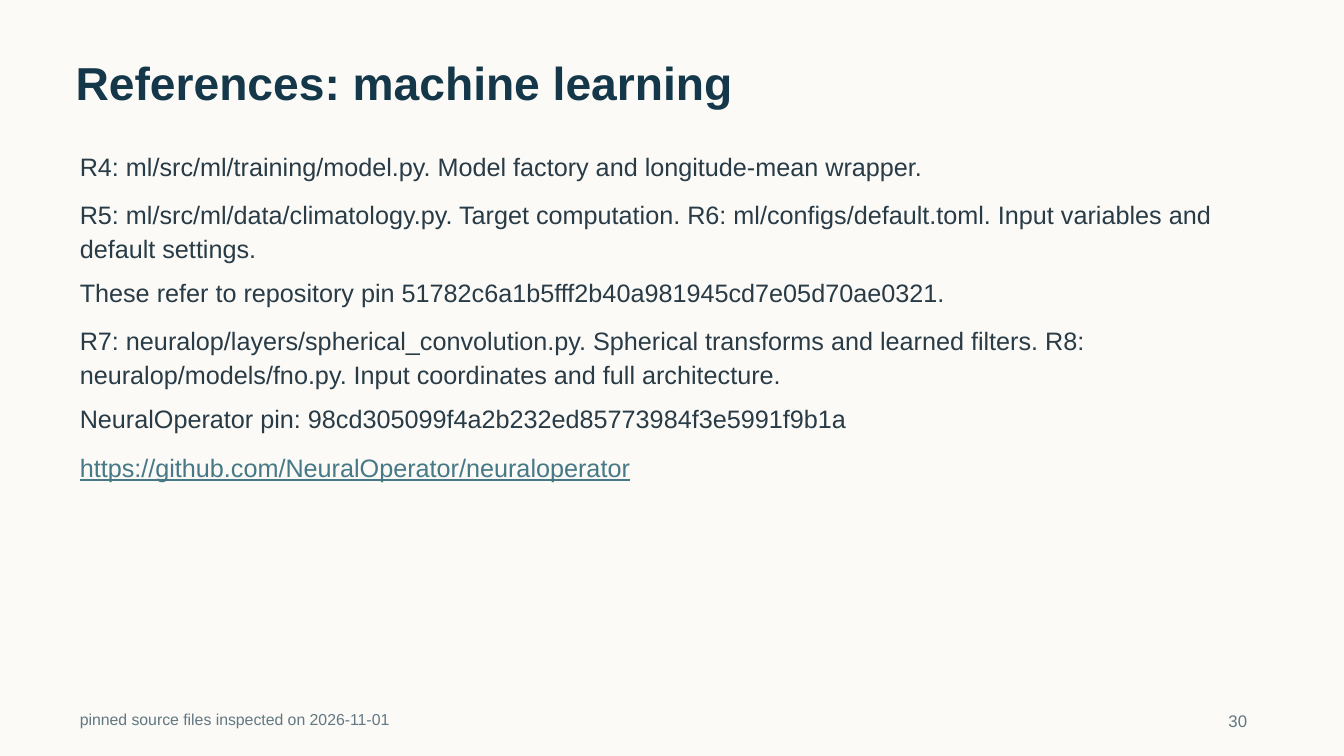
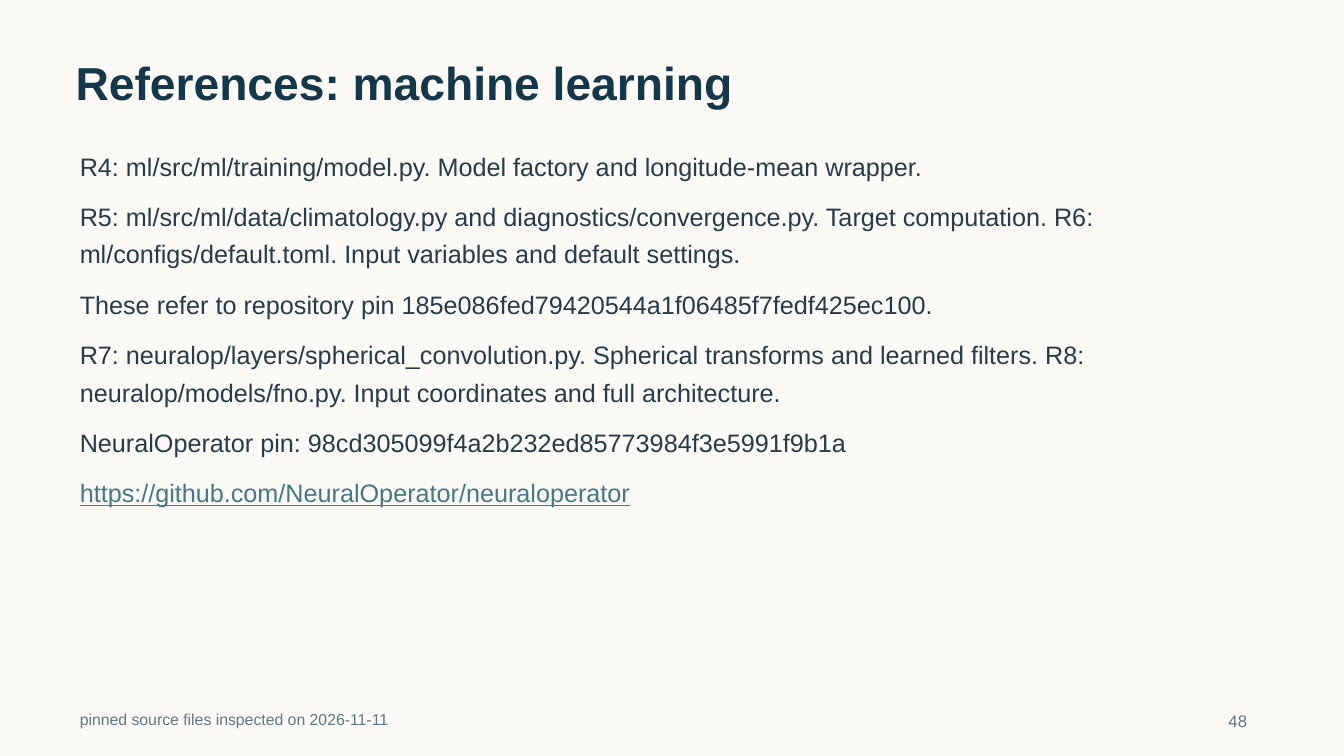
Before and after one commit to tglanz/climatology, a slide deck: slide 48 of presentations/bve-harmonics-sfno/bve-harmonics-sfno.pptx (slide 30 before the commit). Drawn at 1344x756 pixels with LibreOffice and Linux fonts; fonts in the diff are those of the drawing. Boxes give left, top, right and bottom in pixels: in the first picture for what was removed or moved away, otherwise in the second. Text is boxed around its words. In the diff, an @@ line names an element or a change of style, - is before the commit and + after.

```diff
--- a/presentations/bve-harmonics-sfno/bve-harmonics-sfno.pptx
+++ b/presentations/bve-harmonics-sfno/bve-harmonics-sfno.pptx
@@ text at (80, 207, 1093, 232): text changed @@
-R5: ml/src/ml/data/climatology.py. Target computation. R6: ml/configs/default.toml. Input variables and default settings.
+R5: ml/src/ml/data/climatology.py and diagnostics/convergence.py. Target computation. R6:
@@ text added at (80, 244, 741, 269), 18 pt, text #283B46 @@
+ml/configs/default.toml. Input variables and default settings.
@@ text at (80, 295, 933, 319): text changed @@
-These refer to repository pin 51782c6a1b5fff2b40a981945cd7e05d70ae0321.
+These refer to repository pin 185e086fed79420544a1f06485f7fedf425ec100.
@@ text at (80, 345, 1084, 370): text changed @@
-R7: neuralop/layers/spherical_convolution.py. Spherical transforms and learned filters. R8: neuralop/models/fno.py. Input coordinates and full architecture.
+R7: neuralop/layers/spherical_convolution.py. Spherical transforms and learned filters. R8:
@@ text added at (80, 383, 781, 407), 18 pt, text #283B46 @@
+neuralop/models/fno.py. Input coordinates and full architecture.
@@ text "NeuralOperator pin: 98cd305099f4a2b232ed85773984f3e5991f9b1a": place and size @@
-text "NeuralOperator pin: 98cd305099f4a2b232ed85773984f3e5991f9b1a" at (80, 409, 846, 434)
+text "NeuralOperator pin: 98cd305099f4a2b232ed85773984f3e5991f9b1a" at (80, 433, 846, 458)
@@ text "https://github.com/NeuralOperator/neuraloperator": place and size @@
-text "https://github.com/NeuralOperator/neuraloperator" at (80, 458, 630, 482)
+text "https://github.com/NeuralOperator/neuraloperator" at (80, 483, 630, 508)
@@ text at (80, 713, 389, 729): text changed @@
-pinned source files inspected on 2026-11-01
+pinned source files inspected on 2026-11-11
@@ text at (1228, 715, 1247, 727): text changed @@
-30
+48
```
Also in this commit, not shown: 28 other slides changed, 19 slides added, 1 slide removed, 4 other files.
